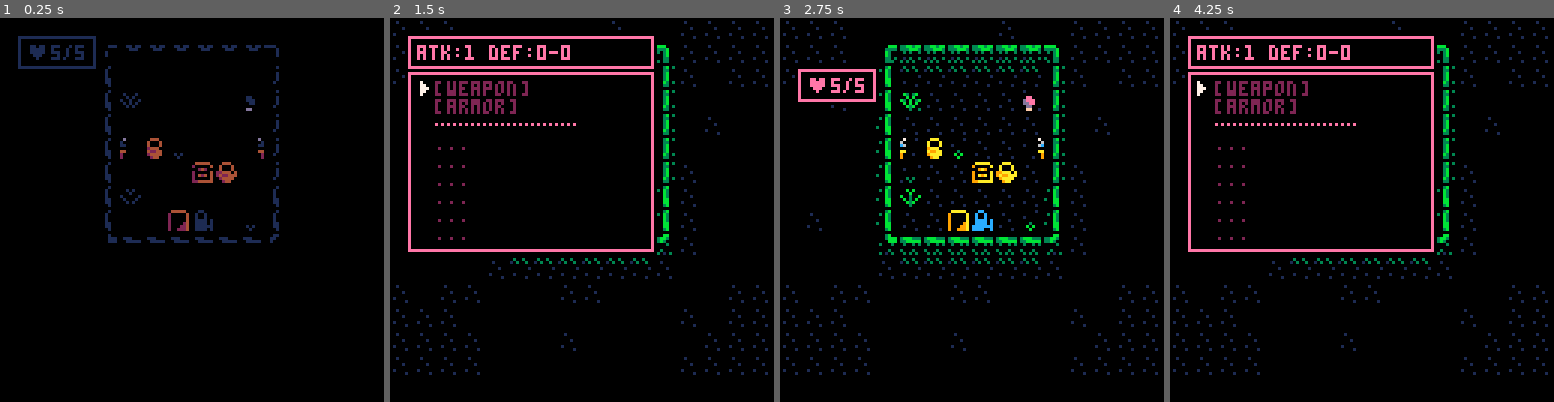
Above: before the commit, frames 1-4 (left to right).
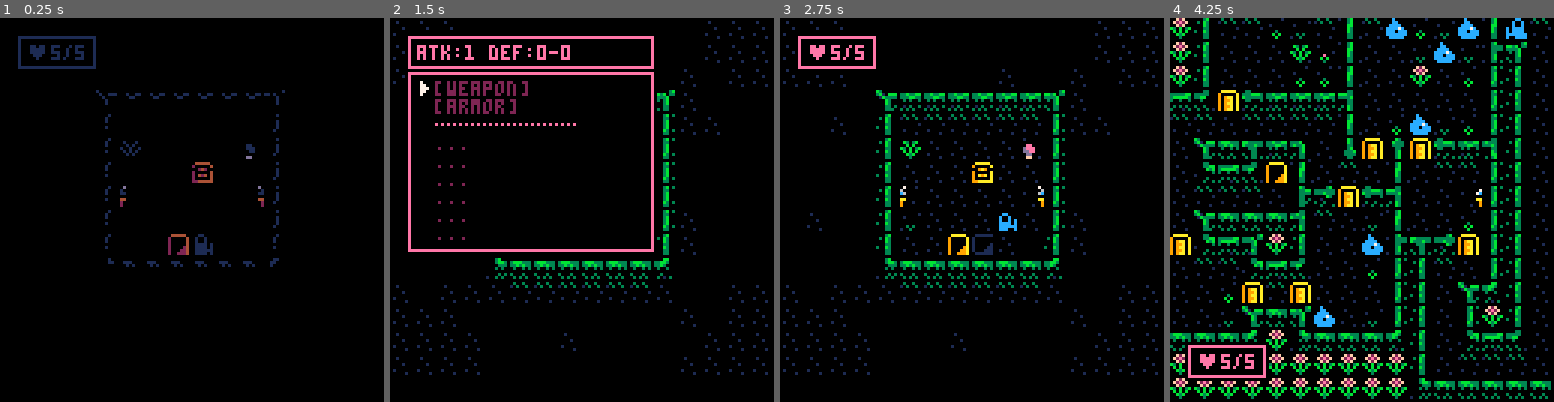
Above: after the commit, the same moments.

Repository: samanpwbb/pico-8
Game: PICO-8 cartridge testgame.p8
Same seed, same stepped clock (60 frames per second), same inputs: the game is played once before the commit and once after it.
Inputs:
- Up to frame 1 (0.25 s): no input
- Up to frame 2 (1.5 s): tap X (X key) at 0.33, 1.07 s; tap O (Z key) at 0.7 s
- Up to frame 3 (2.75 s): hold Right 1.6-2.1 s; tap O (Z key) at 1.7, 2.1, 2.5 s; tap X (X key) at 1.85 s; hold Up 2.15-2.42 s; hold Right from 2.47 s (still down)
- Up to frame 4 (4.25 s): tap O (Z key) every 0.4 s from 2.9 to 4.1 s; tap X (X key) at 2.97, 4.08 s; release Right at 3.03 s; hold Left 3.08-3.58 s; hold Down 3.63-3.97 s; hold Right from 4.02 s (still down)

The runs differ from the first frame. In frame 1, 3.0% of the frame differs, in the area x 25-75%, y 7-65%; in frame 2, 2.1%; in frame 3, 9.3%; in frame 4, 27%, in the area x 0-100%, y 0-100%.

Commit message:
tutorial 43 & 44

Diff:
--- a/testgame.p8
+++ b/testgame.p8
@@ -17,15 +17,22 @@
  wall_sig=ints("251,233,253,84,146,80,16,144,112,208,241,248,210,177,225,120,179,0,124,104,161,64,240,128,224,176,242,244,116,232,178,212,247,214,254,192,48,96,32,160,245,250,243,249,246,252")
  wall_msk=ints("0,6,0,11,13,11,15,13,3,9,0,0,9,12,6,3,12,15,3,7,14,15,0,15,6,12,0,0,3,6,12,9,0,9,0,15,15,7,15,14,0,0,0,0,0,0")
 
- mob_ani=ints("240,192")
- mob_atk=ints("1,1")
- mob_hp =ints("5,1")
- mob_los=ints("4,4")
-
- itm_name=split("wooden sword,heavy armor,hot peppers,rock,big hammer")
- itm_type=split("wep,arm,fud,thr,wep")
- itm_stat1=ints("1,0,1,1,2")
- itm_stat2=ints("0,2,0,0,0")
+ itm_name=split("twig,stick,club,cane,staff,heavy log,shawl,cloak,robe,cape,gown,regalia,food 1,food 2,food 3,food 4,food 5,food 6,pebble,rock,stone,boulder")
+	itm_type=split("wep,wep,wep,wep,wep,wep,arm,arm,arm,arm,arm,arm,fud,fud,fud,fud,fud,fud,thr,thr,thr,thr")
+	itm_stat1=ints("1,2,3,4,5,6,0,0,0,0,1,2,1,2,3,4,5,6,1,2,3,4")
+	itm_stat2=ints("0,0,0,0,0,0,1,2,3,4,3,3,0,0,0,0,0,0,0,0,0,0")
+	itm_minf=ints("1,2,3,4,5,6,1,2,3,4,5,6,1,1,1,1,1,1,1,2,3,4")
+	itm_maxf=ints("3,4,5,6,7,8,3,4,5,6,7,8,8,8,8,8,8,8,4,6,7,8")
+	itm_desc=split(",,,,,,,,,,,,heals,heals a lot,increases hp,stuns,is cursed,is blessed,,,,")
+
+	mob_name=split("player,slime,rat,goblin,beast,giant moth,specter,minotaur,dragon")
+	mob_ani=ints("240,192,196,200,204,208,212,216,220")
+	mob_atk=ints("1,1,2,1,2,3,3,5,5")
+	mob_hp=ints("5,1,2,3,3,4,5,14,8")
+	mob_los=ints("4,4,4,4,4,4,4,4,4")
+	mob_minf=ints("0,1,2,3,4,5,6,7,8")
+	mob_maxf=ints("0,3,4,5,6,7,8,8,8")
+	mob_spec=split(",,,,,stun,,slow,")
 
  startgame()
 end
@@ -195,7 +202,7 @@
  elseif bt==5 then
   showinv()
  elseif bt==4 then
-  genfloor(floor)
+  genfloor(floor+1)
  end
 end
 
@@ -414,8 +421,6 @@
 
 function rndint(mn,mx)
  local val=flr(rnd(1+mx-mn))+mn
-
- printh("min:"..mn.." max:"..mx.." output:"..val)
  return val
 end
 -->8
@@ -1035,7 +1040,19 @@
 end
 
 function spawnmobs()
- minmons=3
+ mobpool={}
+
+ for i=2,#mob_name do
+  if mob_minf[i]<=floor and mob_maxf[i]>=floor then
+   add(mobpool,i)
+  end
+ end
+
+ if #mobpool==0 then return end
+
+ local minmons=ints("3,5,7,9,10,11,12,13")
+ local maxmons=ints("6,8,11,14,16,18,20,22")
+
  local placed,rpot=0,{}
 
  for r in all(rooms) do
@@ -1046,19 +1063,30 @@
   local r=getrnd(rpot)
   placed+=infestroom(r)
   del(rpot,r)
- until #rpot==0 or placed>minmons
+ until #rpot==0 or placed>=maxmons[floor]
+
+ if placed<minmons[floor] then
+  repeat
+   local x,y
+   repeat
+    x,y=rndint(0,16),rndint(0,16)
+   until iswalkable(x,y,"checkmobs")
+   addmob(getrnd(mobpool),x,y)
+   placed+=1
+  until placed>=minmons[floor]
+ end
+
 end
 
 function infestroom(r)
- local target=2+flr(rnd(3))
- local x,y
+ local target,x,y=min(5,2+rndint(0,r.w*r.h/6-1))
 
  for i=1,target do
   repeat
-   x=r.x+flr(rnd(r.w))
-   y=r.y+flr(rnd(r.h))
+   x=r.x+rndint(0,r.w)
+   y=r.y+rndint(0,r.h)
   until iswalkable(x,y,"checkmobs")
-  addmob(2,x,y)
+  addmob(getrnd(mobpool),x,y)
  end
 
  return target
@@ -1084,6 +1112,20 @@
  return 0
 end
 
+function makeipool()
+ ipool_rar={}
+ ipool_com={}
+
+ for i=1,#itm_name do
+  local t=itm_type[i]
+  if t=="wep" or t=="arm" then
+   add(ipool_rar,i)
+  else
+   add(ipool_com,i)
+  end
+ end
+
+end
 -->8
 --gen
 function genfloor(f)
@@ -1125,6 +1167,7 @@
  fillends()
  prettywalls()
  placedoors()
+ spawnchests()
  spawnmobs()
  decorooms()
 end
@@ -1455,8 +1498,9 @@
 
 function placedoors()
  for d in all(doors) do
-  if mget(d.x,d.y)==1 or mget(d.x,d.y)==62 and isdoor(d.x,d.y) then
-   mset(d.x,d.y,13)
+  local dx,dy=d.x,d.y
+  if mget(dx,dy)==1 or mget(dx,dy)==62 and isdoor(dx,dy) and not bytile(dx,dy,13) then
+   mset(dx,dy,13)
   end
  end
 end
@@ -1537,9 +1581,16 @@
 
   local mx=2
   function plant(r,tx,ty,x,y)
-   if mx>0 and rnd()<0.5 and  x>0 and y>0 and x<r.w-1 and y<r.h-1 then
+   if mx>0 and rnd()<0.5 and x>0 and y>0 and x<r.w-1 and y<r.h-1 then
     mset(tx,ty,rndint(81,83))
     mx-=1
+   end
+  end
+
+  function vase(r,tx,ty,x,y)
+   if not bytile(tx,ty,13) and mget(tx,ty)==1 then
+    local tarr=ints("1,1,7,7,8")
+    mset(tx,ty,getrnd(tarr))
    end
   end
 
@@ -1549,13 +1600,15 @@
    end
   end
 
-  local funcs={plant,shroom}
+  local funcs={plant,shroom,vase}
   fn=getrnd(funcs)
 
   visit(function(x,y)
-   decobase(r,r.x+x,r.y+y,x,y)
-   decotorch(r,r.x+x,r.y+y,x,y)
-   fn(r,r.x+x,r.y+y,x,y)
+   if iswalkable(x,y,"checkmobs") then
+    decobase(r,r.x+x,r.y+y,x,y)
+    fn(r,r.x+x,r.y+y,x,y)
+    decotorch(r,r.x+x,r.y+y,x,y)
+   end
   end,
   0,r.w-1,0,r.h-1)
  end
@@ -1568,7 +1621,7 @@
 end
 
 function decotorch(r,tx,ty,x,y)
- if y%2==0 or bytile(tx,ty,13) then
+ if y%2==0 or bytile(tx,ty,13) or mget(tx,ty)!=1 then
   return false
  end
  if x==0 then
@@ -1578,6 +1631,32 @@
  end
 end
 
+function spawnchests()
+ local chestdice,rpot,rare,place=ints("0,1,1,1,2,3"),{},true
+ place=getrnd(chestdice)
+
+ for r in all(rooms) do
+  add(rpot,r)
+ end
+
+ while place>0 and #rpot>0 do
+  local r=getrnd(rpot)
+  place-=1
+  placechest(r,rare)
+  rare=false
+ end
+end
+
+function placechest(r,rare)
+ local x,y
+ repeat
+  x,y=r.x+rndint(0,r.w-2),
+   r.y+rndint(0,r.h-2)
+ until mget(x,y)==1 and not bytile(x,y,13)
+ printh("place")
+ mset(x,y,rare and 12 or 10)
+end
+
 
 
 
@@ -1836,22 +1915,22 @@
 
 
 __gff__
-0000050505000303030303030307020205050505050505050505050505050505050505050505050505050505050505050505050505050505050505050505000000000000000000000000000000000000000000000000000000000000000000000000000000000000000000000000000000000000000000000000000000000000
+0000050505000303030303030307020205050505050505050505050505050505050505050505050505050505050505050505050505050505050505050505000000000000000000000000000000000000000202020000000000000000000000000000000000000000000000000000000000000000000000000000000000000000
 0000000000000000000000000000000000000000000000000000000000000000000000000000000000000000000000000000000000000000000000000000000000000000000000000000000000000000000000000000000000000000000000000000000000000000000000000000000000000000000000000000000000000000
 __map__
 0000000000000000000000000000000001010101010000010100000001010101010101010000000101000000010101010202020202020202020202020202020200000000000000000000000000000000000000000000000000000000000000000000000000000000000000000000000000000000000000000000000000000000
-0000000000000000000000000000000001010100000000000001000001010101010101000000000000010000010101010202020202020202020202020202020200000000000000000000000000000000000000000000000000000000000000000000000000000000000000000000000000000000000000000000000000000000
-0000000000000000000000000000000001010100133333333333331401010101010101000001010101010101010101010202020202020202020202020202020200000000000000000000000000000000000000000000000000000000000000000000000000000000000000000000000000000000000000000000000000000000
-0000000000000000000000000000000001010000203e3e3e3e3e3e2201000101010100000101010101010101010001010202020202020202020202020202020200000000000000000000000000000000000000000000000000000000000000000000000000000000000000000000000000000000000000000000000000000000
-0000000000000000000000000000000000000100200201010101562200000000010001010101010101010101010000000202020202020202020202020202020200000000000000000000000000000000000000000000000000000000000000000000000000000000000000000000000000000000000000000000000000000000
-0000000000000000000000000000000000000000200101010101012200010000000000010101010601010101010100000202020202020202020202020202020200000000000000000000000000000000000000000000000000000000000000000000000000000000000000000000000000000000000000000000000000000000
-0000000000000000000000000000000000000000204007050101422200000000000000010101010101010101010000000202020202020202020202020202020200000000000000000000000000000000000000000000000000000000000000000000000000000000000000000000000000000000000000000000000000000000
-0000000000000000000000000000000000000000204501010608012201000000000000010101010101010101010000000202020202020202020202020202020200000000000000000000000000000000000000000000000000000000000000000000000000000000000000000000000000000000000000000000000000000000
-0000000000000000000000000000000000000000200401010101012001000000000000000101010101010101010000000202020202020202020202020202020200000000000000000000000000000000000000000000000000000000000000000000000000000000000000000000000000000000000000000000000000000000
-00000000000000000000000000000000000100002001010e0f0105200100000000010000010101010f010101010000000202020202020202020202020202020200000000000000000000000000000000000000000000000000000000000000000000000000000000000000000000000000000000000000000000000000000000
-0000000000000000000000000000000000000000303131313131313201000000000000000101010101010101010000000202020202020202020202020202020200000000000000000000000000000000000000000000000000000000000000000000000000000000000000000000000000000000000000000000000000000000
-0000000000000000000000000000000000000000013e3e3e3e3e3e0100000000000000000001010101010101000000000202020202020202020202020202020200000000000000000000000000000000000000000000000000000000000000000000000000000000000000000000000000000000000000000000000000000000
-0000000000000000000000000000000001000101000000010100000000000101010001010000000101000000000001010202020202020202020202020202020200000000000000000000000000000000000000000000000000000000000000000000000000000000000000000000000000000000000000000000000000000000
+0000000000000000000000000000000001010100000000000000000000010101010101000000000000010000010101010202020202020202020202020202020200000000000000000000000000000000000000000000000000000000000000000000000000000000000000000000000000000000000000000000000000000000
+0000000000000000000000000000000001010000000000000000000000010101010101000001010101010101010101010202020202020202020202020202020200000000000000000000000000000000000000000000000000000000000000000000000000000000000000000000000000000000000000000000000000000000
+0000000000000000000000000000000001010100000000000001000001000101010100000101010101010101010001010202020202020202020202020202020200000000000000000000000000000000000000000000000000000000000000000000000000000000000000000000000000000000000000000000000000000000
+0000000000000000000000000000000000000000133333333333331401000000010001010101010101010101010000000202020202020202020202020202020200000000000000000000000000000000000000000000000000000000000000000000000000000000000000000000000000000000000000000000000000000000
+0000000000000000000000000000000000000100203e3e3e3e3e3e2201010000000000010101010601010101010100000202020202020202020202020202020200000000000000000000000000000000000000000000000000000000000000000000000000000000000000000000000000000000000000000000000000000000
+0000000000000000000000000000000000000000200201010101562200000000000000010101010101010101010000000202020202020202020202020202020200000000000000000000000000000000000000000000000000000000000000000000000000000000000000000000000000000000000000000000000000000000
+0000000000000000000000000000000000000000200101010601012200000000000000010101010101010101010000000202020202020202020202020202020200000000000000000000000000000000000000000000000000000000000000000000000000000000000000000000000000000000000000000000000000000000
+0000000000000000000000000000000000000000204001010101422200000000000000000101010101010101010000000202020202020202020202020202020200000000000000000000000000000000000000000000000000000000000000000000000000000000000000000000000000000000000000000000000000000000
+000000000000000000000000000000000001000020450101010101220100000000010000010101010f010101010000000202020202020202020202020202020200000000000000000000000000000000000000000000000000000000000000000000000000000000000000000000000000000000000000000000000000000000
+00000000000000000000000000000000000000002001010e0f01052001000000000000000101010101010101010000000202020202020202020202020202020200000000000000000000000000000000000000000000000000000000000000000000000000000000000000000000000000000000000000000000000000000000
+0000000000000000000000000000000000000000303131313131313200000000000000000001010101010101000000000202020202020202020202020202020200000000000000000000000000000000000000000000000000000000000000000000000000000000000000000000000000000000000000000000000000000000
+0000000000000000000000000000000001000101013e3e3e3e3e3e0100000101010001010000000101000000000001010202020202020202020202020202020200000000000000000000000000000000000000000000000000000000000000000000000000000000000000000000000000000000000000000000000000000000
 0000000000000000000000000000000001010100000000000000000001000101010101010000000000000000010001010202020202020202020202020202020200000000000000000000000000000000000000000000000000000000000000000000000000000000000000000000000000000000000000000000000000000000
 0000000000000000000000000000000001010101000000010000000000010101010101010000000100000000000101010202020202020202020202020202020200000000000000000000000000000000000000000000000000000000000000000000000000000000000000000000000000000000000000000000000000000000
 0000000000000000000000000000000001010101000000000000000001010101010101010000000000000000010101010202020202020202020202020202020200000000000000000000000000000000000000000000000000000000000000000000000000000000000000000000000000000000000000000000000000000000
Not shown, changed: 37 lines of the sprite sheet (__gfx__) section of testgame.p8
